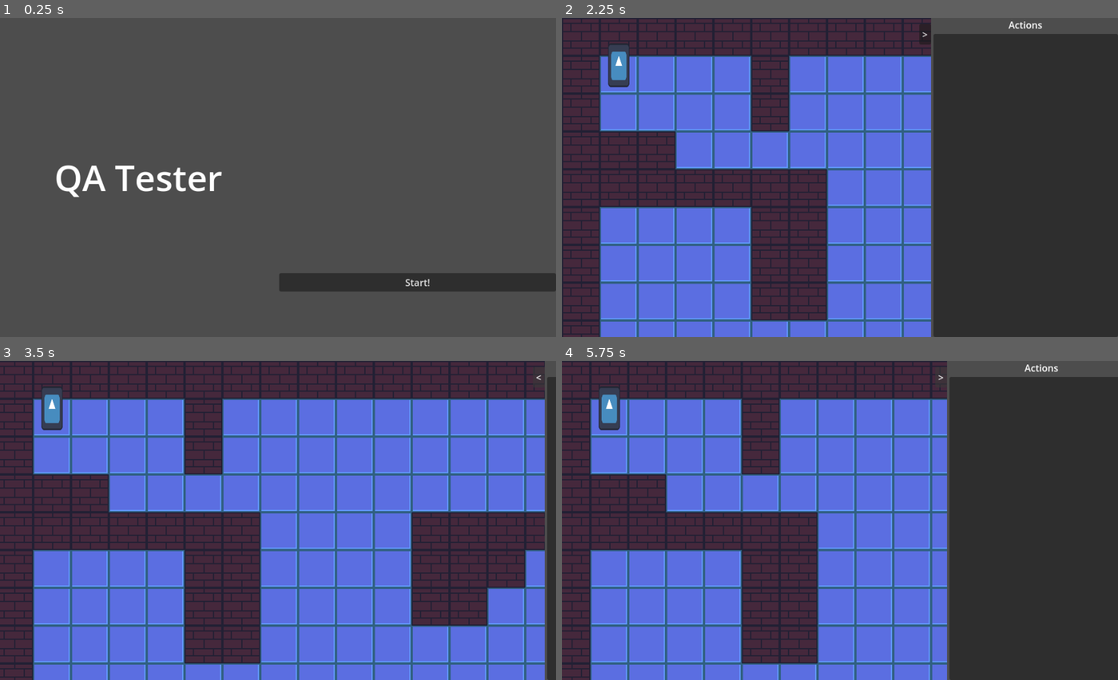
Above: before the commit, frames 1-4 (two rows, left to right).
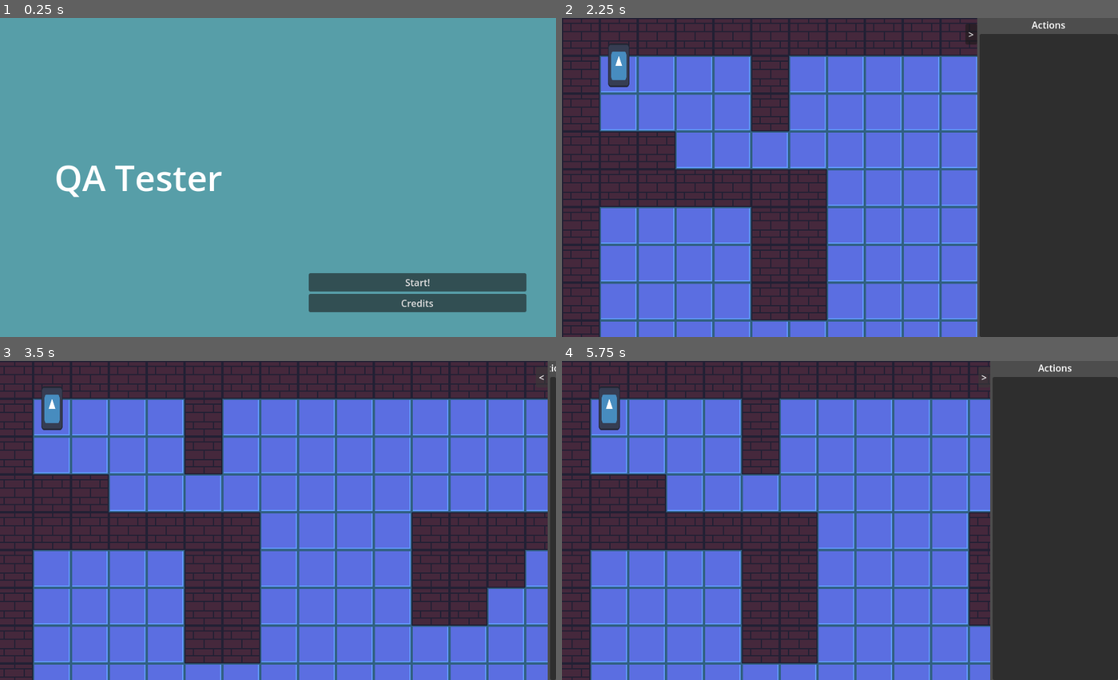
Above: after the commit, the same moments.

Repository: Technical-Incompetence/cliche
Game: Godot game, scene res://Opening.tscn
The game is run twice, just before and just after one commit, with the same random seed, the same clock (stepped at 60 frames per second) and the same inputs. The engine's default icon, where the game draws it, is replaced by a stand-in: a white triangle on a blue panel in a dark square.
Inputs (mouse positions are in pixels of both pictures, inside the frame that each line leads up to):
- Up to frame 1 (0.25 s): no input
- Up to frame 2 (2.25 s): click (979, 301) at 0.5 s, where only the run after the commit has a clickable "Credits"; click (595, 33) at 1.25 s, where only the run after the commit has a clickable "< Back"; click "Start!" at 2 s
- Up to frame 3 (3.5 s): click ">" at 2.75 s
- Up to frame 4 (5.75 s): click "<" at 3.5 s; click ">" at 4.25 s; click "<" at 5 s

The runs differ from the first frame. In frame 1, 99% of the frame differs, in the area x 0-100%, y 0-100%; in frame 2, 8.4%; in frame 3, 0.9%; in frame 4, 6.4%.

Commit message:
Added credits and tweaked UI

Diff:
--- /dev/null
+++ b/Credits.gd
@@ -0,0 +1,5 @@
+extends Control
+
+func _on_button_pressed():
+	print("PLZ")
+	get_tree().change_scene_to_file("res://Opening.tscn")
--- /dev/null
+++ b/Credits.tscn
@@ -0,0 +1,139 @@
+[gd_scene load_steps=3 format=3 uid="uid://cl5rd53cadi1r"]
+
+[ext_resource type="Script" path="res://Credits.gd" id="1_mglpu"]
+
+[sub_resource type="StyleBoxFlat" id="StyleBoxFlat_l4s70"]
+bg_color = Color(0.341176, 0.619608, 0.658824, 1)
+
+[node name="Credits" type="Control"]
+layout_mode = 3
+anchors_preset = 15
+anchor_right = 1.0
+anchor_bottom = 1.0
+grow_horizontal = 2
+grow_vertical = 2
+script = ExtResource("1_mglpu")
+
+[node name="Panel" type="Panel" parent="."]
+anchors_preset = 15
+anchor_right = 1.0
+anchor_bottom = 1.0
+grow_horizontal = 2
+grow_vertical = 2
+theme_override_styles/panel = SubResource("StyleBoxFlat_l4s70")
+
+[node name="MarginContainer" type="MarginContainer" parent="."]
+anchors_preset = 15
+anchor_right = 1.0
+anchor_bottom = 1.0
+grow_horizontal = 2
+grow_vertical = 2
+theme_override_constants/margin_top = 33
+theme_override_constants/margin_bottom = 33
+
+[node name="VBoxContainer" type="VBoxContainer" parent="MarginContainer"]
+offset_top = 33.0
+offset_right = 940.0
+offset_bottom = 507.0
+grow_horizontal = 2
+grow_vertical = 2
+
+[node name="Label" type="Label" parent="MarginContainer/VBoxContainer"]
+offset_right = 940.0
+offset_bottom = 72.0
+theme_override_colors/font_outline_color = Color(0, 0, 0, 1)
+theme_override_constants/outline_size = 2
+theme_override_font_sizes/font_size = 50
+text = "Credits"
+horizontal_alignment = 1
+
+[node name="GridContainer" type="GridContainer" parent="MarginContainer/VBoxContainer"]
+offset_left = 250.0
+offset_top = 205.0
+offset_right = 690.0
+offset_bottom = 315.0
+size_flags_horizontal = 4
+size_flags_vertical = 6
+theme_override_constants/h_separation = 50
+columns = 2
+
+[node name="Chris" type="Label" parent="MarginContainer/VBoxContainer/GridContainer"]
+offset_right = 162.0
+offset_bottom = 34.0
+theme_override_colors/font_outline_color = Color(0, 0, 0, 1)
+theme_override_constants/outline_size = 2
+theme_override_font_sizes/font_size = 22
+text = "Chris Yealy"
+horizontal_alignment = 2
+
+[node name="ChrisStuff" type="Label" parent="MarginContainer/VBoxContainer/GridContainer"]
+offset_left = 212.0
+offset_right = 440.0
+offset_bottom = 34.0
+theme_override_colors/font_outline_color = Color(0, 0, 0, 1)
+theme_override_constants/outline_size = 2
+theme_override_font_sizes/font_size = 22
+text = "Programming and art"
+
+[node name="Larke" type="Label" parent="MarginContainer/VBoxContainer/GridContainer"]
+offset_top = 38.0
+offset_right = 162.0
+offset_bottom = 72.0
+theme_override_colors/font_outline_color = Color(0, 0, 0, 1)
+theme_override_constants/outline_size = 2
+theme_override_font_sizes/font_size = 22
+text = "Ryan Hammett"
+horizontal_alignment = 2
+
+[node name="LarkeStuff" type="Label" parent="MarginContainer/VBoxContainer/GridContainer"]
+offset_left = 212.0
+offset_top = 38.0
+offset_right = 440.0
+offset_bottom = 72.0
+theme_override_colors/font_outline_color = Color(0, 0, 0, 1)
+theme_override_constants/outline_size = 2
+theme_override_font_sizes/font_size = 22
+text = "Music"
+
+[node name="Beck" type="Label" parent="MarginContainer/VBoxContainer/GridContainer"]
+offset_top = 76.0
+offset_right = 162.0
+offset_bottom = 110.0
+theme_override_colors/font_outline_color = Color(0, 0, 0, 1)
+theme_override_constants/outline_size = 2
+theme_override_font_sizes/font_size = 22
+text = "Ryan Beck"
+horizontal_alignment = 2
+
+[node name="BeckStuff" type="Label" parent="MarginContainer/VBoxContainer/GridContainer"]
+offset_left = 212.0
+offset_top = 76.0
+offset_right = 440.0
+offset_bottom = 110.0
+theme_override_colors/font_outline_color = Color(0, 0, 0, 1)
+theme_override_constants/outline_size = 2
+theme_override_font_sizes/font_size = 22
+text = "Title Screen"
+
+[node name="Label2" type="Label" parent="MarginContainer/VBoxContainer"]
+offset_top = 448.0
+offset_right = 940.0
+offset_bottom = 474.0
+theme_override_colors/font_outline_color = Color(0, 0, 0, 1)
+theme_override_constants/outline_size = 1
+text = "Also shoutsouts to Godot and Aseprite for being awesome projects"
+horizontal_alignment = 1
+
+[node name="Button" type="Button" parent="."]
+anchors_preset = -1
+anchor_left = 0.025
+anchor_top = 0.025
+anchor_right = 0.025
+anchor_bottom = 0.025
+offset_right = 59.0
+offset_bottom = 31.0
+size_flags_horizontal = 0
+size_flags_vertical = 0
+text = "< Back"
+
+[connection signal="pressed" from="Button" to="." method="_on_button_pressed"]
--- a/GameView.tscn
+++ b/GameView.tscn
@@ -25,6 +25,7 @@
 script = ExtResource("1_7sxog")
 
 [node name="HBoxContainer" type="HBoxContainer" parent="."]
+layout_mode = 1
 anchors_preset = 15
 anchor_right = 1.0
 anchor_bottom = 1.0
@@ -32,15 +33,16 @@
 grow_vertical = 2
 
 [node name="LevelView" type="SubViewportContainer" parent="HBoxContainer"]
-offset_right = 624.0
+layout_mode = 2
+offset_right = 702.0
 offset_bottom = 540.0
 size_flags_horizontal = 3
-size_flags_stretch_ratio = 2.0
+size_flags_stretch_ratio = 3.0
 stretch = true
 
 [node name="SubViewport" type="SubViewport" parent="HBoxContainer/LevelView"]
 handle_input_locally = false
-size = Vector2i(511, 511)
+size = Vector2i(702, 540)
 render_target_update_mode = 4
 
 [node name="LoadLevelHere" type="Node2D" parent="HBoxContainer/LevelView/SubViewport"]
@@ -65,14 +67,15 @@
 text = "Run it!"
 
 [node name="GamePlan" type="Control" parent="HBoxContainer"]
-layout_mode = 3
+layout_mode = 2
 anchors_preset = 0
-offset_left = 628.0
+offset_left = 706.0
 offset_right = 940.0
 offset_bottom = 540.0
 size_flags_horizontal = 3
 
 [node name="HideShow" type="Button" parent="HBoxContainer/GamePlan"]
+layout_mode = 0
 offset_left = -24.0
 offset_top = 10.0
 offset_right = -4.0
@@ -83,11 +86,16 @@
 text = ">"
 
 [node name="VBoxContainer" type="VBoxContainer" parent="HBoxContainer/GamePlan"]
-offset_right = 312.0
-offset_bottom = 540.0
+layout_mode = 1
+anchors_preset = 15
+anchor_right = 1.0
+anchor_bottom = 1.0
+grow_horizontal = 2
+grow_vertical = 2
 
 [node name="Label" type="Label" parent="HBoxContainer/GamePlan/VBoxContainer"]
-offset_right = 312.0
+layout_mode = 2
+offset_right = 234.0
 offset_bottom = 26.0
 size_flags_vertical = 1
 text = "Actions"
@@ -95,8 +103,9 @@
 clip_text = true
 
 [node name="ItemList" type="ItemList" parent="HBoxContainer/GamePlan/VBoxContainer"]
+layout_mode = 2
 offset_top = 30.0
-offset_right = 312.0
+offset_right = 234.0
 offset_bottom = 540.0
 size_flags_vertical = 3
 
--- a/Opening.gd
+++ b/Opening.gd
@@ -25,15 +25,9 @@
 func _on_MessageTimer_timeout():
 	$MessageLabel.hide()
 
-# Called when the node enters the scene tree for the first time.
-func _ready():
-	pass # Replace with function body.
+func _on_start_button_pressed():
+	get_tree().change_scene_to_file("res://GameView.tscn")
 
 
-# Called every frame. 'delta' is the elapsed time since the previous frame.
-func _process(delta):
-	pass
-
-
-func _on_start_button_pressed():
-	get_tree().change_scene_to_file("res://GameView.tscn")
+func _on_credits_button_pressed():
+	get_tree().change_scene_to_file("res://Credits.tscn")
--- a/Opening.tscn
+++ b/Opening.tscn
@@ -1,10 +1,21 @@
-[gd_scene load_steps=3 format=3 uid="uid://86k7jmwag2dx"]
+[gd_scene load_steps=4 format=3 uid="uid://86k7jmwag2dx"]
 
 [ext_resource type="Script" path="res://Opening.gd" id="1_hcqnc"]
 [ext_resource type="AudioStream" uid="uid://1nuy1rhf4e5v" path="res://assets/music/GHGO2022 DEMO.ogg" id="2_0fcrf"]
 
+[sub_resource type="StyleBoxFlat" id="StyleBoxFlat_l27d6"]
+bg_color = Color(0.341176, 0.619608, 0.658824, 1)
+
 [node name="HUD" type="CanvasLayer"]
 script = ExtResource("1_hcqnc")
+
+[node name="Panel" type="Panel" parent="."]
+anchors_preset = 15
+anchor_right = 1.0
+anchor_bottom = 1.0
+grow_horizontal = 2
+grow_vertical = 2
+theme_override_styles/panel = SubResource("StyleBoxFlat_l27d6")
 
 [node name="HBoxContainer" type="HBoxContainer" parent="."]
 anchors_preset = 15
@@ -14,7 +25,6 @@
 grow_vertical = 2
 
 [node name="MessageLabel" type="Label" parent="HBoxContainer"]
-layout_mode = 2
 offset_left = 91.0
 offset_top = 227.0
 offset_right = 377.0
@@ -26,7 +36,7 @@
 horizontal_alignment = 1
 
 [node name="Control" type="Control" parent="HBoxContainer"]
-layout_mode = 2
+layout_mode = 3
 anchors_preset = 0
 offset_left = 472.0
 offset_right = 940.0
@@ -34,24 +44,31 @@
 size_flags_horizontal = 3
 
 [node name="VBoxContainer" type="VBoxContainer" parent="HBoxContainer/Control"]
-layout_mode = 1
 anchors_preset = -1
 anchor_top = 0.8
 anchor_right = 1.0
 anchor_bottom = 1.0
+offset_left = 50.0
+offset_right = -50.0
 grow_horizontal = 2
 grow_vertical = 0
 
 [node name="StartButton" type="Button" parent="HBoxContainer/Control/VBoxContainer"]
-layout_mode = 2
-offset_right = 468.0
+offset_right = 368.0
 offset_bottom = 31.0
 size_flags_horizontal = 3
 text = "Start!"
 metadata/_edit_use_anchors_ = true
+
+[node name="CreditsButton" type="Button" parent="HBoxContainer/Control/VBoxContainer"]
+offset_top = 35.0
+offset_right = 368.0
+offset_bottom = 66.0
+text = "Credits"
 
 [node name="AudioStreamPlayer" type="AudioStreamPlayer" parent="."]
 stream = ExtResource("2_0fcrf")
 autoplay = true
 
 [connection signal="pressed" from="HBoxContainer/Control/VBoxContainer/StartButton" to="." method="_on_start_button_pressed"]
+[connection signal="pressed" from="HBoxContainer/Control/VBoxContainer/CreditsButton" to="." method="_on_credits_button_pressed"]
